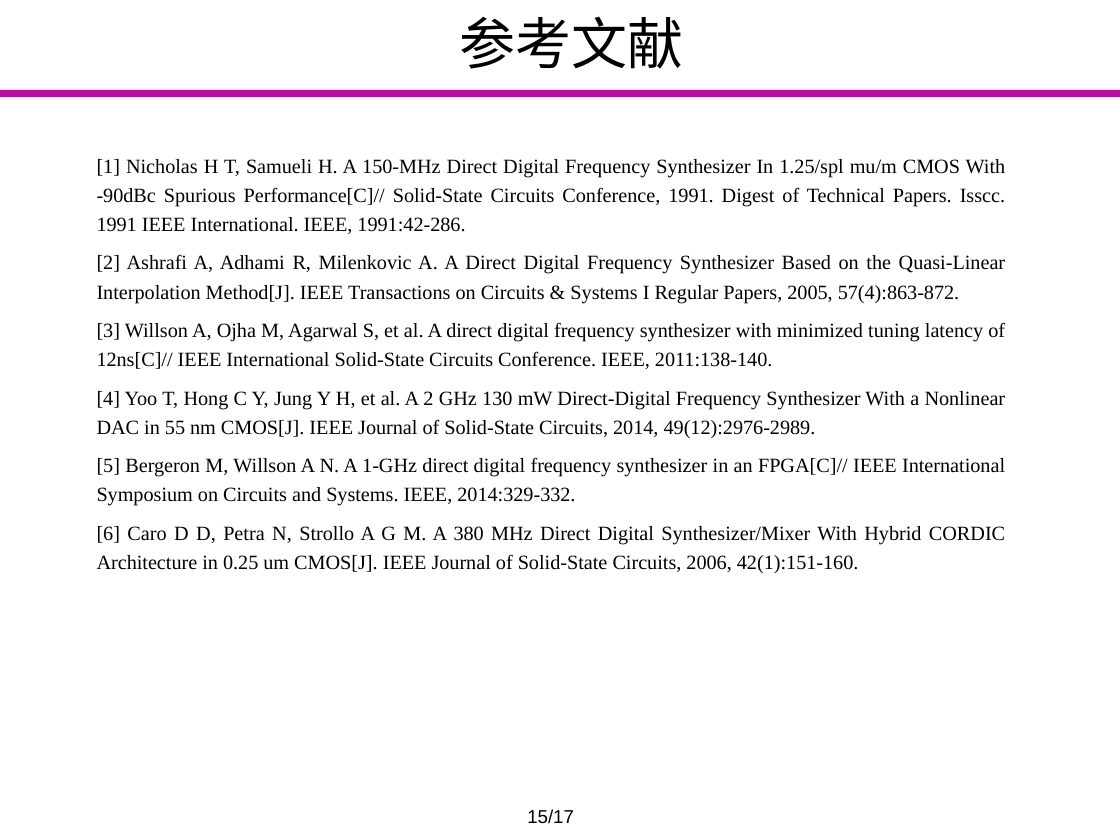
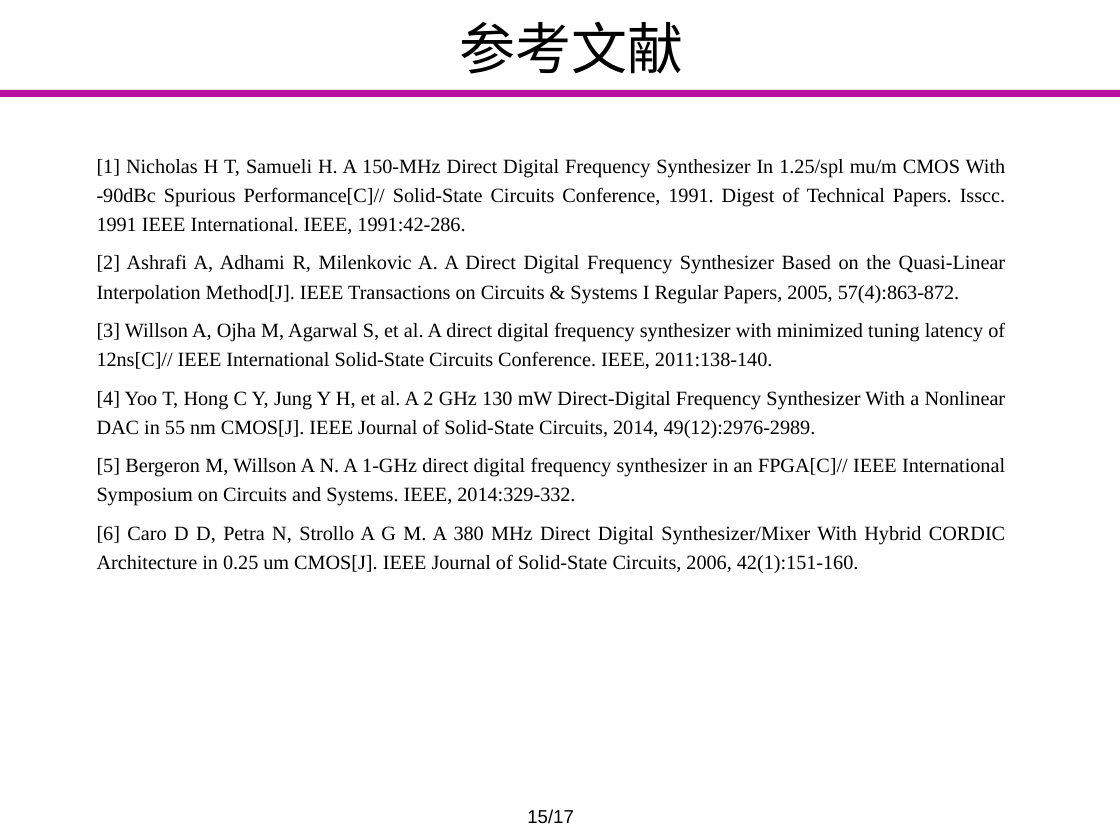
Before and after one commit to Markov2016/lunwen, a slide deck: slide 15 of dabian/杨一雄_毕业设计答辩_v2.0.pptx. Drawn at 1120x840 pixels with LibreOffice and Linux fonts; fonts in the diff are those of the drawing; background and template pictures are left out. Boxes give left, top, right and bottom in pixels: in the first picture for what was removed or moved away, otherwise in the second. Text is boxed around its words. In the diff, an @@ line names an element or a change of style, - is before the commit and + after.

```diff
--- a/dabian/杨一雄_毕业设计答辩_v2.0.pptx
+++ b/dabian/杨一雄_毕业设计答辩_v2.0.pptx
@@ title "参考文献" at (x1=460, y1=21, x2=684, y2=74): font Arial to Noto Sans CJK SC @@
```
Also in this commit, not shown: 10 other slides changed, 1 other file.
